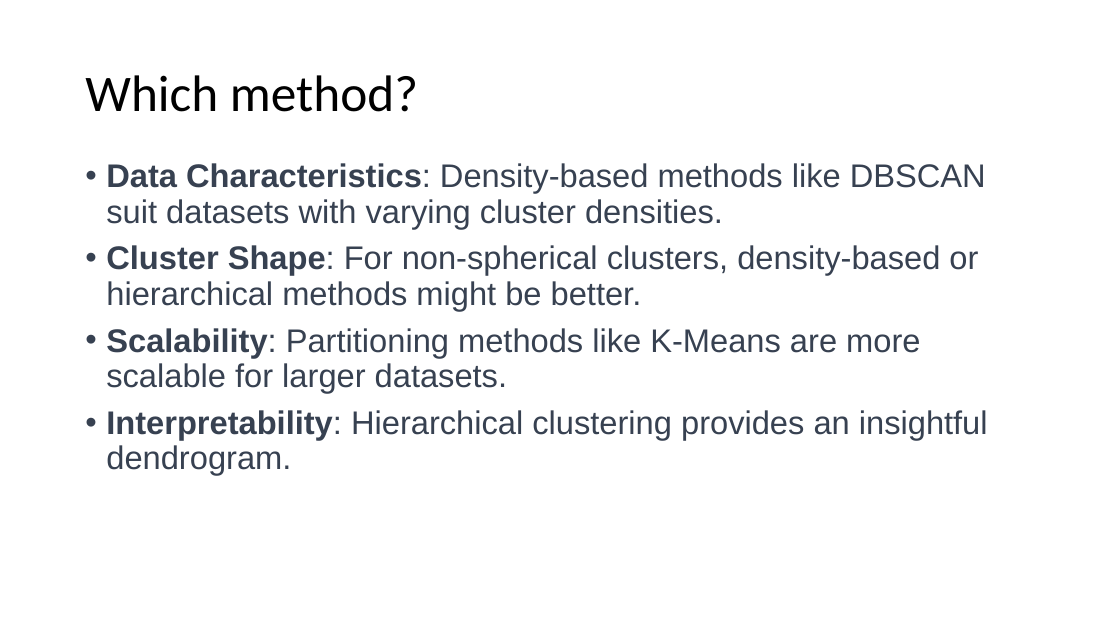
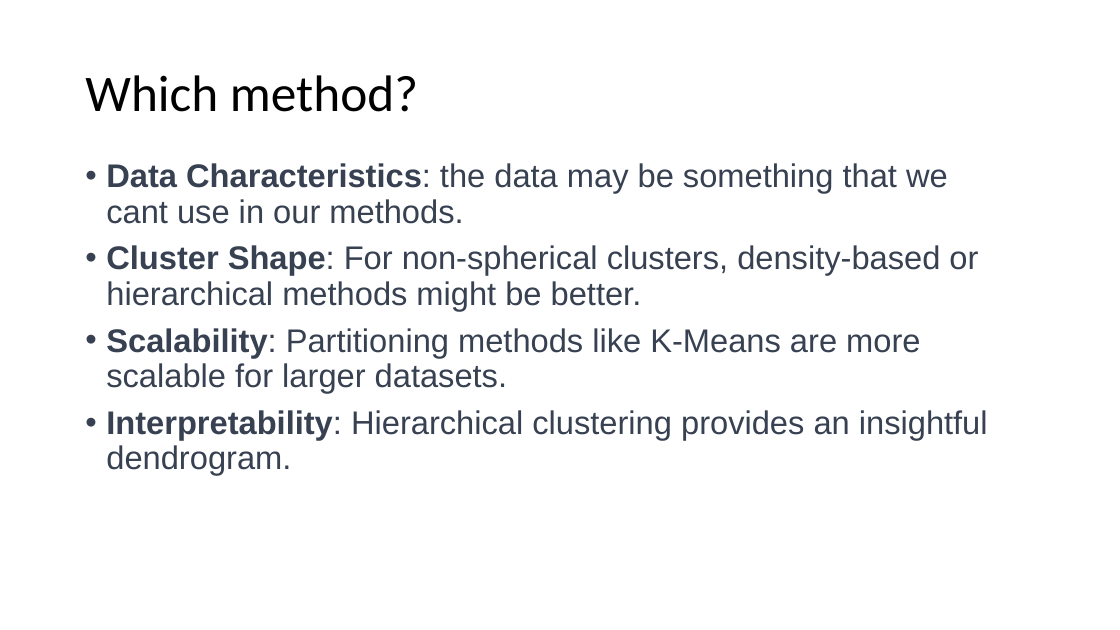
Before and after one commit to SC-One/ClusteringDataStream, a slide deck: slide 7 of Presentation/Data Mining in clustering.pptx (slide 9 before the commit). Drawn at 1120x630 pixels with LibreOffice and Linux fonts; fonts in the diff are those of the drawing. Boxes give left, top, right and bottom in pixels: in the first picture for what was removed or moved away, otherwise in the second. Text is boxed around its words. In the diff, an @@ line names an element or a change of style, - is before the commit and + after.

```diff
--- a/Presentation/Data Mining in clustering.pptx
+++ b/Presentation/Data Mining in clustering.pptx
@@ text at [106, 163, 948, 224]: text changed @@
-• Data Characteristics: Density-based methods like DBSCAN suit datasets with varying cluster densities.
+• Data Characteristics: the data may be something that we cant use in our methods.
```
Also in this commit, not shown: 2 other slides changed, 11 slides added, 5 slides removed.
